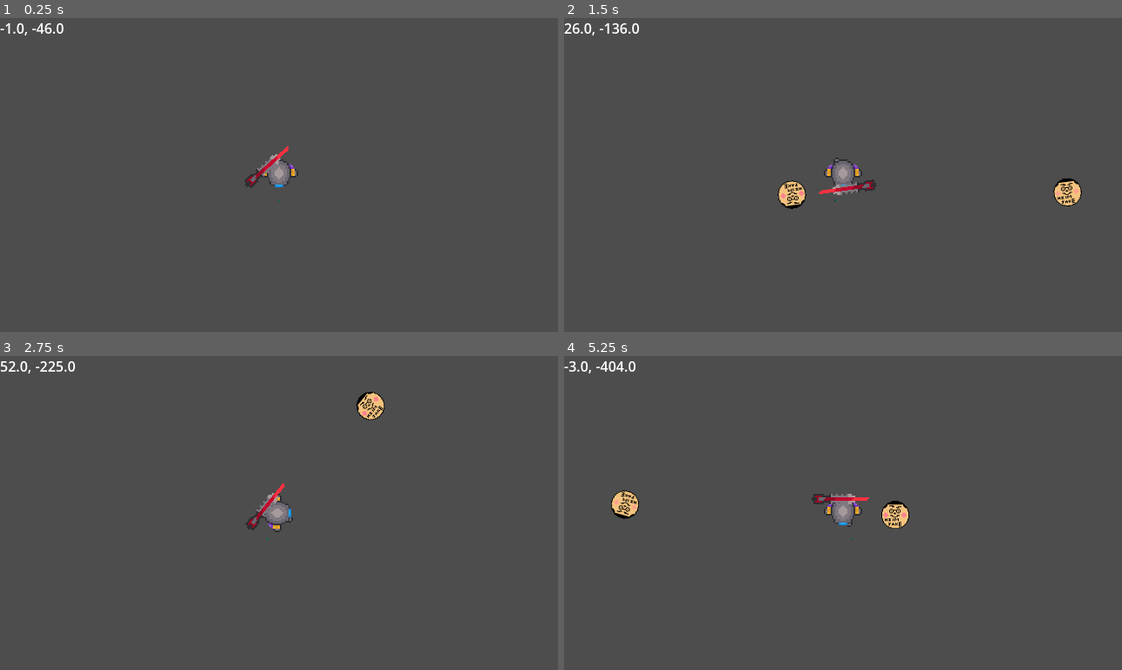
Above: before the commit, frames 1-4 (two rows, left to right).
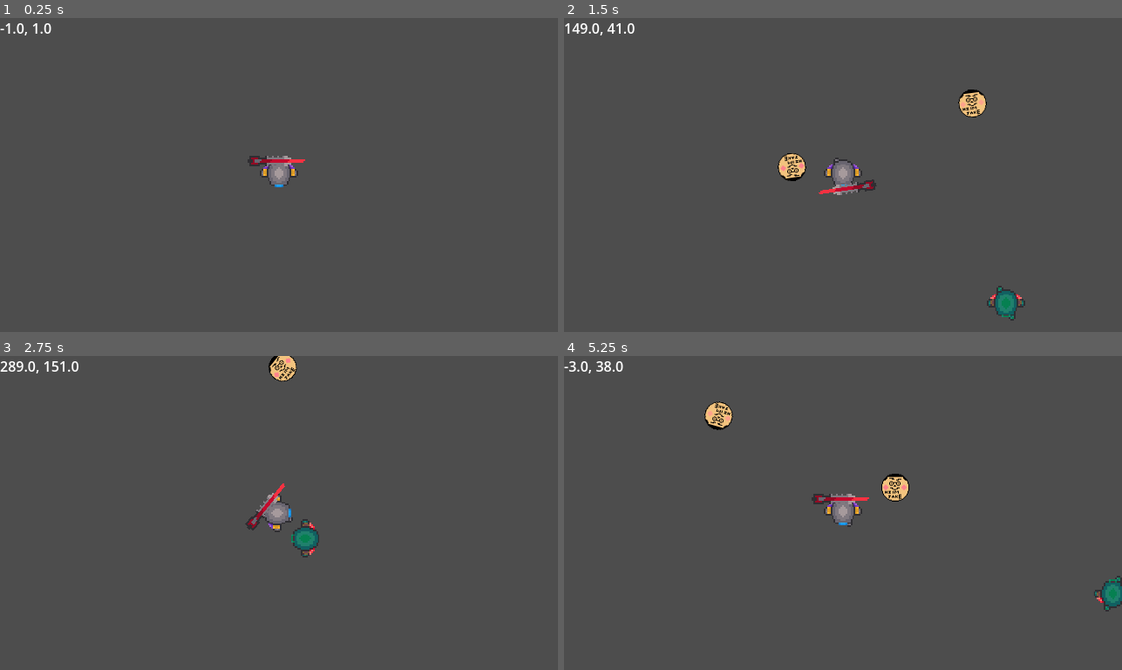
Above: after the commit, the same moments.

Repository: coder1015/real-roguelite
Game: Godot game, scene res://Scenes/Main.tscn
The game is run twice, just before and just after one commit, with the same random seed, the same clock (stepped at 60 frames per second) and the same inputs.
Inputs (mouse positions are in pixels of both pictures, inside the frame that each line leads up to):
- Up to frame 1 (0.25 s): no input
- Up to frame 2 (1.5 s): move the mouse to (965, 159) at 0.52 s; hold D (move_right) 0.53-1.28 s; click (965, 159) at 0.6 s; move the mouse to (731, 190) at 1.27 s; hold S (move_down) from 1.28 s (still down); click (731, 190) at 1.35 s
- Up to frame 3 (2.75 s): move the mouse to (334, 443) at 2.02 s; release S (move_down) at 2.03 s; hold D (move_right) from 2.03 s (still down); click (334, 443) at 2.1 s
- Up to frame 4 (5.25 s): move the mouse to (815, 575) at 2.77 s; release D (move_right) at 2.78 s; hold W (move_up) 2.78-3.53 s; click (815, 575) at 2.85 s; move the mouse to (1010, 560) at 3.52 s; hold A (move_left) 3.53-5.03 s; click (1010, 560) at 3.6 s; move the mouse to (675, 465) at 4.27 s; click (675, 465) at 4.35 s; move the mouse to (870, 513) at 5.02 s; hold S (move_down) from 5.03 s (still down); click (870, 513) at 5.1 s

The runs differ from the first frame. In frame 1, 0.5% of the frame differs, in the area x 5-55%, y 1-59%; in frame 2, 2.1%, in the area x 0-93%, y 1-97%; in frame 3, 1.4%; in frame 4, 1.9%.

Commit message:
enemy movement

Diff:
--- a/real-roguelike-godot-name/Scenes/Main.tscn
+++ b/real-roguelike-godot-name/Scenes/Main.tscn
@@ -12,6 +12,7 @@
 [node name="World" parent="." unique_id=785014872 instance=ExtResource("5_world")]
 
 [node name="Enemy" parent="." unique_id=1191545895 instance=ExtResource("4_enemy")]
+position = Vector2(336.00003, 190)
 
 [node name="Player" parent="." unique_id=627700811 instance=ExtResource("1_r150o")]
 position = Vector2(-1, -1)
--- a/real-roguelike-godot-name/Scenes/enemy.tscn
+++ b/real-roguelike-godot-name/Scenes/enemy.tscn
@@ -67,30 +67,34 @@
 "speed": 8.0
 }]
 
-[sub_resource type="CircleShape2D" id="CircleShape2D_ta2yt"]
-radius = 100.0
+[sub_resource type="CircleShape2D" id="CircleShape2D_afpow"]
+radius = 1600.3472
 
-[sub_resource type="CircleShape2D" id="CircleShape2D_1f0kj"]
-radius = 16.666666
+[sub_resource type="CapsuleShape2D" id="CapsuleShape2D_1f0kj"]
+radius = 266.66666
+height = 733.3333
 
 [node name="Enemy" type="CharacterBody2D" unique_id=1191545895]
 scale = Vector2(0.06, 0.06)
 script = ExtResource("1_1f0kj")
 
 [node name="AnimatedSprite2D" type="AnimatedSprite2D" parent="." unique_id=565102448]
-scale = Vector2(0.08, 0.08)
 sprite_frames = SubResource("SpriteFrames_56vhr")
 animation = &"walk"
+frame = 2
+frame_progress = 0.8780206
 
 [node name="detection_area" type="Area2D" parent="." unique_id=1963384033]
 collision_layer = 2
 collision_mask = 2
 
 [node name="CollisionShape2D" type="CollisionShape2D" parent="detection_area" unique_id=996963332]
-shape = SubResource("CircleShape2D_ta2yt")
+shape = SubResource("CircleShape2D_afpow")
 
 [node name="BodyCollision" type="CollisionShape2D" parent="." unique_id=1272619350]
-shape = SubResource("CircleShape2D_1f0kj")
+position = Vector2(0, -33.333332)
+rotation = 1.5707964
+shape = SubResource("CapsuleShape2D_1f0kj")
 
 [connection signal="body_entered" from="detection_area" to="." method="_on_detection_area_body_entered"]
 [connection signal="body_exited" from="detection_area" to="." method="_on_detection_area_body_exited"]
--- a/real-roguelike-godot-name/Scenes/player.tscn
+++ b/real-roguelike-godot-name/Scenes/player.tscn
@@ -69,10 +69,11 @@
 }]
 
 [sub_resource type="CapsuleShape2D" id="CapsuleShape2D_cvnsp"]
-radius = 34.0
-height = 94.0
+radius = 16.0
+height = 44.0
 
 [node name="Player" type="CharacterBody2D" unique_id=627700811]
+position = Vector2(-6, 18)
 collision_layer = 3
 motion_mode = 1
 script = ExtResource("1_4flbx")
@@ -84,10 +85,10 @@
 animation = &"walk"
 
 [node name="CollisionShape2D" type="CollisionShape2D" parent="." unique_id=1566271148]
-position = Vector2(0, -4)
+position = Vector2(0, -2)
 rotation = 1.5707964
 shape = SubResource("CapsuleShape2D_cvnsp")
 
-[node name="Camera2D" type="Camera2D" parent="." unique_id=1884077703]
+[node name="Gun" parent="." unique_id=317674117 instance=ExtResource("3_6t5aa")]
 
-[node name="Gun" parent="." unique_id=317674117 instance=ExtResource("3_6t5aa")]
+[node name="Camera2D" type="Camera2D" parent="." unique_id=1955031908]
--- a/real-roguelike-godot-name/Scripts/enemy.gd
+++ b/real-roguelike-godot-name/Scripts/enemy.gd
@@ -1,26 +1,31 @@
 extends CharacterBody2D
 
 
-var speed = 25
+var speed = 60
 var player_chase = false
 var player = null
 
 
 func _physics_process(delta: float) -> void:
 	if player_chase:
-		position += (player.position - position)/speed
+		var direction = player.position - position
+		position += direction/speed
+		$AnimatedSprite2D.play()
 
-	if velocity.x != 0:
-		$AnimatedSprite2D.animation = "walk"
-		$AnimatedSprite2D.flip_v = false
-		if velocity.x < 0:
-			$AnimatedSprite2D.rotation = PI/2
-		elif velocity.x > 0:
-			$AnimatedSprite2D.rotation = -PI/2
-	elif velocity.y != 0:
-		$AnimatedSprite2D.animation = "walk"
-		$AnimatedSprite2D.flip_v = velocity.y < 0
-		$AnimatedSprite2D.rotation = 0
+
+		if direction.x != 0 && abs(direction.x) > abs(direction.y):
+			$AnimatedSprite2D.animation = "walk"
+			$AnimatedSprite2D.flip_v = false
+			if direction.x < 0:
+				$AnimatedSprite2D.rotation = PI/2
+			elif direction.x > 0:
+				$AnimatedSprite2D.rotation = -PI/2
+		elif direction.y != 0 && abs(direction.y) > abs(direction.x):
+			$AnimatedSprite2D.animation = "walk"
+			$AnimatedSprite2D.flip_v = direction.y < 0
+			$AnimatedSprite2D.rotation = 0
+	else:
+		$AnimatedSprite2D.stop()
 
 
 
--- a/real-roguelike-godot-name/Scripts/player.gd
+++ b/real-roguelike-godot-name/Scripts/player.gd
@@ -1,7 +1,7 @@
 extends CharacterBody2D
 
 # speed is in pixels per second
-var speed = 100
+var speed = 200
 var screen_size
 
 
